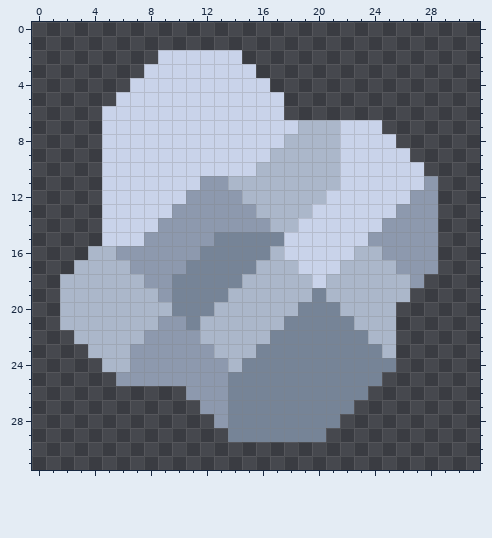
Edited in one commit: pixel-art sprite (sprites/Items/raw-platinum.png). Above is the file before it was changed.
The file is 32x32 pixels.
Now the later version:
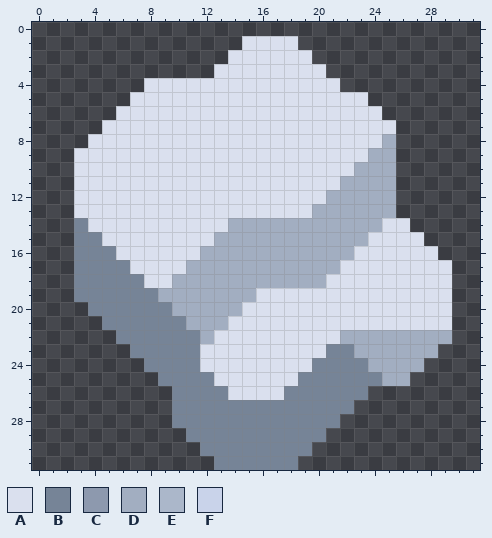
Palette (. is transparent): A #dae0ee  B #768497  C #8d99ae  D #a2aec1  E #abb7ca  F #c9d3ea
Diff:
Changed rows in their new state; - is an unchanged pixel.
first column x 2:
 1 -------------AAAA-----------
 2 -------.....AAAAAA----------
 3 ------.....AAAAAAAA---------
 4 -----.AAAAAAAAAAAAAA--------
 5 ----.AAAAAAAAAAAAAAAAA------
 6 ---.AAAAAAAAAAAAAAAAAAA-----
 7 ---AAAAAAAAAAAAAAAAAAAAA----
 8 --AAAAAAAAAAAAAAAAAAAAAD----
 9 -AAAAAAAAAAAAAAAAAAAAADD.---
10 -AAAAAAAAAAAAAAAAAAAADDD..--
11 -AAAAAAAAAAAAAAAAAAADDDD...-
12 -AAAAAAAAAAAAAAAAAADDDDD...-
13 -AAAAAAAAAAAAAAAAADDDDDD...-
14 -BAAAAAAAAAADDDDDDDDDDDAA..-
15 -BBAAAAAAAADDDDDDDDDDDAAAA.-
16 -BBBAAAAAADDDDDDDDDDDAAAAAA-
17 -BBBBAAAADDDDDDDDDDDAAAAAAAA
18 .BBBBBAADDDDDDDDDDDAAAAAAAAA
19 .BBBBBBDDDDDDDAAAAAAAAAAAAAA
20 ..BBBBBBDDDDDAAAAAAAAAAAAAAA
21 ...BBBBBBDDDAAAAAAAAAAAAAAAA
22 -...BBBBBBDAAAAAAAAADDDDDDDD
23 --...BBBBBAAAAAAAAA--DDDDDD-
24 ---...BBBBAAAAAAAA----DDDD--
25 ----...BBBBAAAAAA------DD---
26 --------BBBBAAAA------------
27 --------BBBB----------------
28 --------BBBB----------------
29 ---------BBB----------------
30 ----------BBBBBBBB----------
31 -----------BBBBBB-----------
